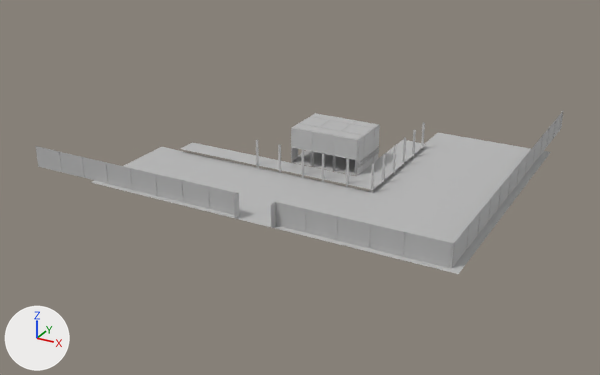
Before and after pictures for a commit that changed the FBX model Assets/Art/Models/Temple/Temple.fbx.
Before and after are seen from a camera (50 mm lens) standing at (0.471, -0.956, 0.425) and looking at (-0.055, -0.001, -0.052). The lights are fixed; the arrows at lower left show +X, +Y and +Z. Where no turn or scale is listed for an object, it has been applied to the vertices.

In view in the first picture: 'Floor', 'Floor.001', 'Grass', 'Sand', 'Stone07', 'Stone09', 'Stone10', 'Stone11', 'Stone12', 'Stone13', 'SupportBeams', 'Walls'.
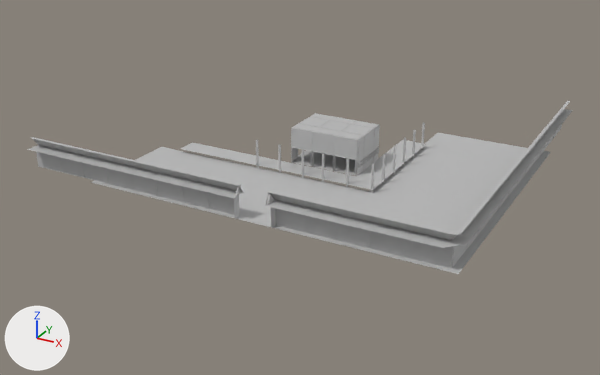
Boxes [x1, y1, x2, y2] around the edits, measured in the pictures (600 x 375 px):
'WallRoofLeft', added: after [265, 101, 573, 248]
'WallRoofRight', added: after [27, 137, 244, 199]

Patch to the scene script:
```diff
--- a/Assets/Art/Models/Temple/Temple.fbx.py
+++ b/Assets/Art/Models/Temple/Temple.fbx.py
@@ me_mesh_119 @@
+me_mesh_119.from_pydata(...)  # 46 vertices, 37 faces; spans x 0.02..0.252, y -0.22..0.3, z 0.025..0.039
+me_mesh_119.materials.append(mat_phong1)  # grey #bcbcbc
@@ me_mesh_118 @@
+me_mesh_118.from_pydata(...)  # 29 vertices, 21 faces; spans x -0.165..0.165, y -0.01..0.01, z -0.005..0.009
+me_mesh_118.materials.append(mat_phong1)  # grey #bcbcbc
@@ ob_wallroofleft @@
+ob_wallroofleft = bpy.data.objects.new('WallRoofLeft', me_mesh_119)
+ob_wallroofleft.location = (0.0, 0.0, 0.0)
@@ ob_wallroofright @@
+ob_wallroofright = bpy.data.objects.new('WallRoofRight', me_mesh_118)
+ob_wallroofright.location = (-0.185, -0.21, 0.03)
```
